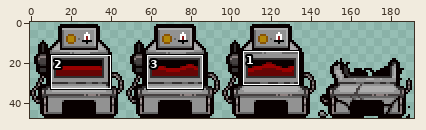
File history of a sprite sheet, demo/TheBuildingOfIsaac/game_sample/image/slotMachine_damage.png. The picture above shows the old version from afar; the outline marks the close-up.
Close-up. Before the edit:
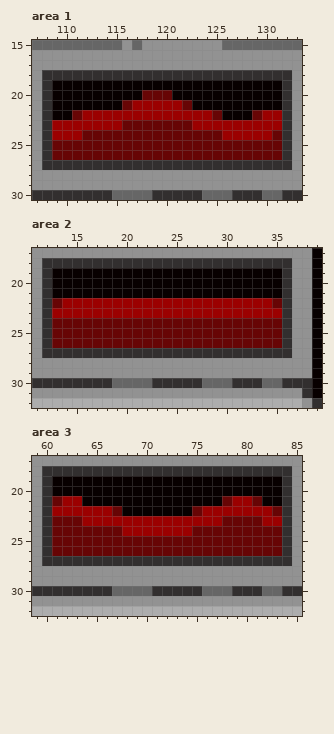
The file is 192x48 pixels. Shown: area 1: x 107..133, y 15..30; area 2: x 11..39, y 17..32; area 3: x 59..85, y 17..32.
New version:
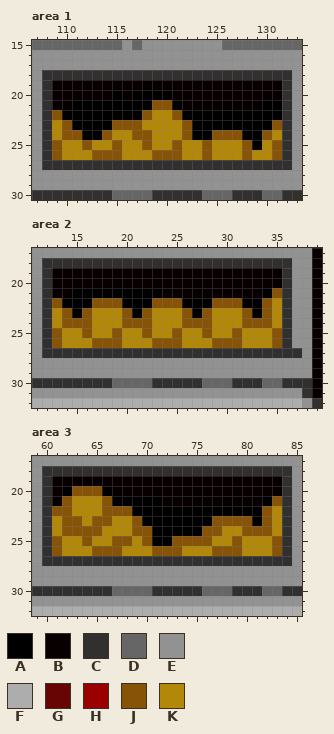
Palette (. is transparent): A #000000  B #080000  C #322f2f  D #666666  E #929292  F #adadad  G #670505  H #9b0000  J #875307  K #b38707
Change:
--- area 1
@@ x 107..133 @@
 19 ECBBBBBBBBBBBBBBBBBBBBBBBCE
-20 ECBBBBBBBBBGGGBBBBBBBBBBBCE
-21 ECBBBBBBBGHHHHHGBBBBBBBBBCE
-22 ECBBGHHHHHHHHHHHHHGBBBGHHCE
-23 ECHHHHHHHGGGGGGGHHHHHHHHHCE
-24 ECHHHGGGGGGGGGGGGGGHHHHHGCE
-25 ECGGGGGGGGGGGGGGGGGGGGGGGCE
-26 ECGGGGGGGGGGGGGGGGGGGGGGGCE
+20 ECBBBBBBABAAAABBBBBBBBBBBCE
+21 ECBBAAAAAAAAJJABBBBBBBBAACE
+22 ECJAAAAAAAAJKKJAAAAAAAAAACE
+23 ECKJAAAAJJJKKKKJAAAAAAAAJCE
+24 ECKJJAAJKKJJKKKJAAJJJAAJKCE
+25 ECJKKJKKJKKJKKJKKJKKKJAKJCE
+26 ECJKKKJJJKKKJJJKKJKKKJKKJCE
 27 ECCCCCCCCCCCCCCCCCCCCCCCCCE
--- area 2
@@ x 11..39 @@
 20 ECBBBBBBBBBBBBBBBBBBBBBBBCEEB
-21 ECBBBBBBBBBBBBBBBBBBBBBBBCEEB
-22 ECGHHHHHHHHHHHHHHHHHHHHHGCEEB
-23 ECHHHHHHHHHHHHHHHHHHHHHHHCEEB
-24 ECGGGGGGGGGGGGGGGGGGGGGGGCEEB
-25 ECGGGGGGGGGGGGGGGGGGGGGGGCEEB
-26 ECGGGGGGGGGGGGGGGGGGGGGGGCEEB
-27 ECCCCCCCCCCCCCCCCCCCCCCCCCEEB
+21 ECBBAAAAAAAAABBBBBBBBBBAJCEEB
+22 ECJAAAJJJAAAJJJAAAJJJAAJKCEEB
+23 ECKJAJKKKJAJKKKJAJKKKJAJKCEEB
+24 ECKJJJKKKJJJKKKJJJKKKJJJKCEEB
+25 ECJKKJKKJKKJKKJKKJKKJKKKJCEEB
+26 ECJKKKJJJKKKJJJKKKJJJKKKJCEEB
+27 ECCCCCCCCCCCCCCCCCCCCCCCCCCEB
 28 EEEEEEEEEEEEEEEEEEEEEEEEEEEEB
--- area 3
@@ x 59..85 @@
 19 ECBBBBBBBBBBBBBBBBBBBBBBBCE
-20 ECBBBBBBBBBBBBBBBBBBBBBBBCE
-21 ECGHHBBBBBBBBBBBBBBGHHGBBCE
-22 ECHHHHHHGBBBBBBBGHHHHHHHGCE
-23 ECGGGHHHHHHHHHHHHHHGGGGHHCE
-24 ECGGGGGGGHHHHHHHGGGGGGGGGCE
-25 ECGGGGGGGGGGGGGGGGGGGGGGGCE
-26 ECGGGGGGGGGGGGGGGGGGGGGGGCE
+20 ECBAJJJABBBBBBBBBBBBBBBBBCE
+21 ECBJKKKJAAAAABBBBBBBBBBAJCE
+22 ECJJKKKJJJAAAAAAAAAAAAAJKCE
+23 ECKJJKJJKKJAAAAAAAJJJJAJKCE
+24 ECKJJJJKKKJJAAAAAJJKKJJJKCE
+25 ECJKKJKKJJKJAAJJJJKKJKKKJCE
+26 ECJKKKJJJKKKJJJKKKJJJKKKJCE
 27 ECCCCCCCCCCCCCCCCCCCCCCCCCE
Pixel boxes of the changes (left, top, right, bottom) in both close-ups:
changed: (52, 90, 282, 160)
changed: (52, 288, 302, 358)
changed: (52, 486, 282, 556)
